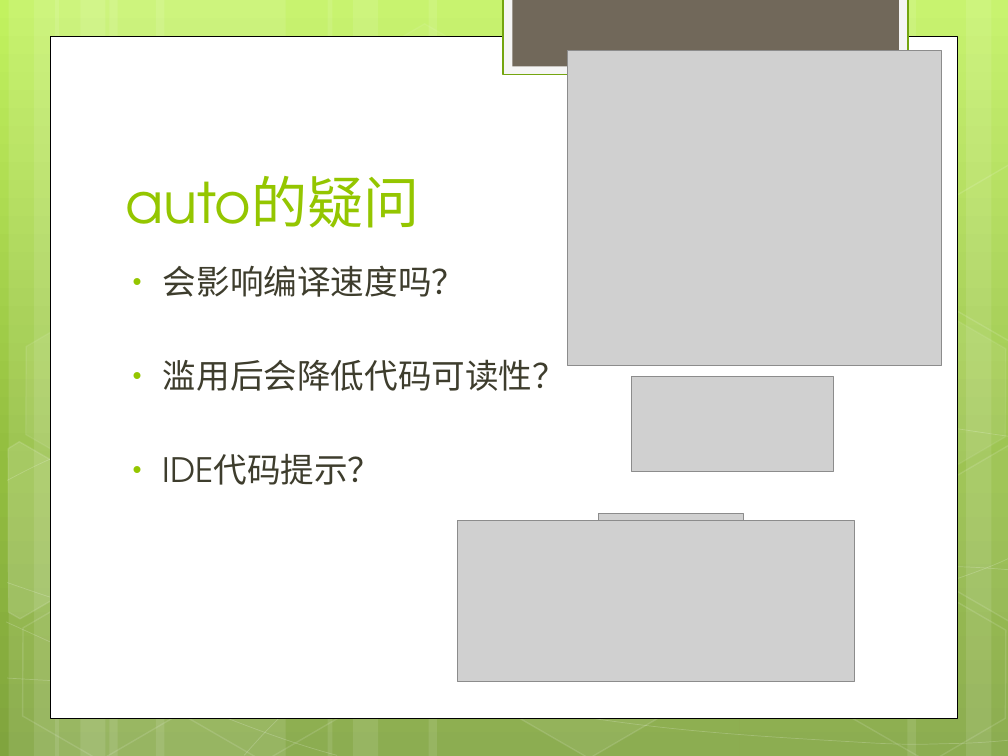
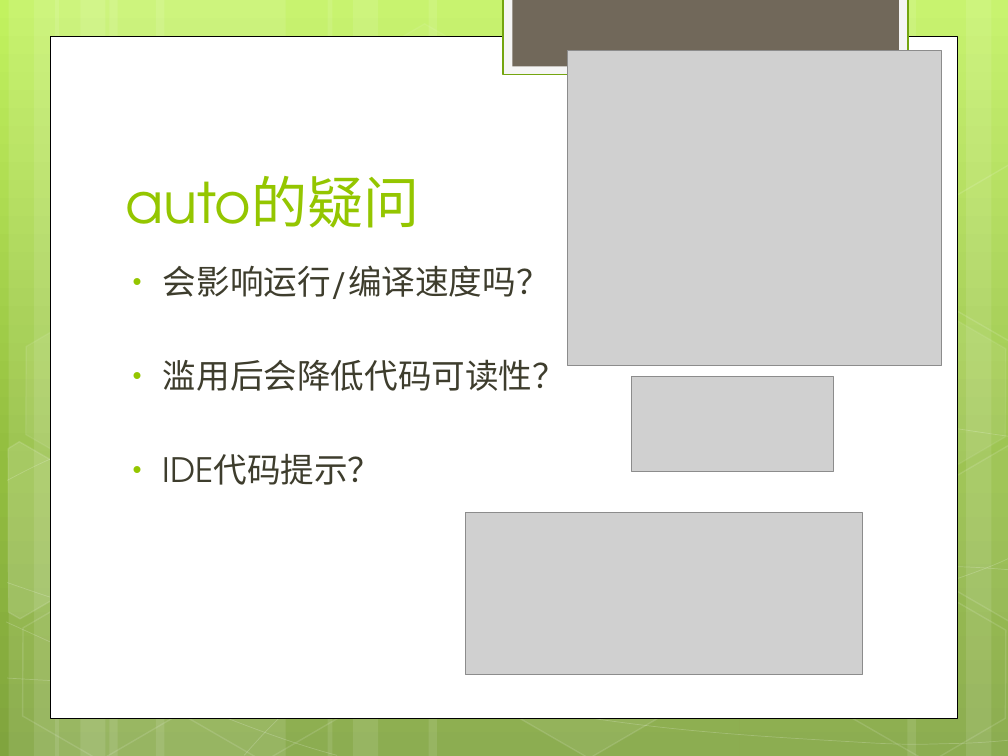
Before and after one commit to war10ck-efz/cpplearning, a slide deck: slide 6 of doc/c++11learning.pptx (slide 7 before the commit). Drawn at 1008x756 pixels with LibreOffice and Linux fonts; fonts in the diff are those of the drawing; grey boxes stand for pictures. Boxes give left, top, right and bottom in pixels: in the first picture for what was removed or moved away, otherwise in the second. Text is boxed around its words. In the diff, an @@ line names an element or a change of style, - is before the commit and + after.

```diff
--- a/doc/c++11learning.pptx
+++ b/doc/c++11learning.pptx
@@ text at (x1=163, y1=265, x2=550, y2=299): text changed @@
-• 会影响编译速度吗？
+• 会影响运行/编译速度吗？
@@ picture moved from (x1=458, y1=520, x2=855, y2=681) to (x1=465, y1=513, x2=862, y2=674) @@
@@ picture removed at (x1=599, y1=513, x2=743, y2=581) @@
```
Also in this commit, not shown: 5 other slides changed, 3 slides added, 4 slides removed.
